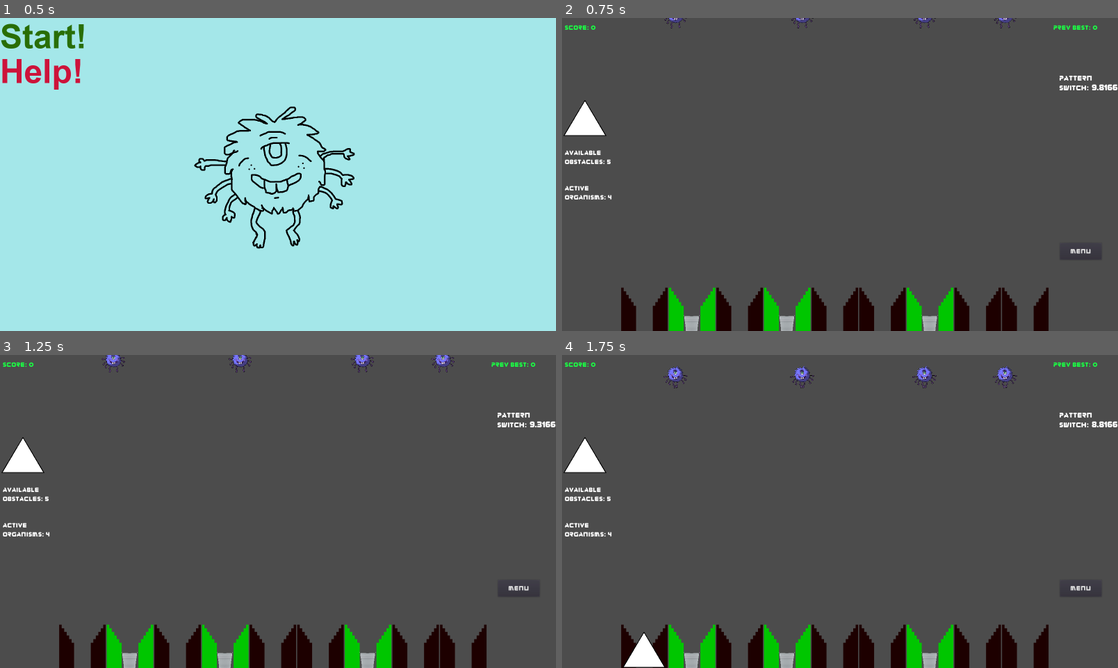
Above: before the commit, frames 1-4 (two rows, left to right).
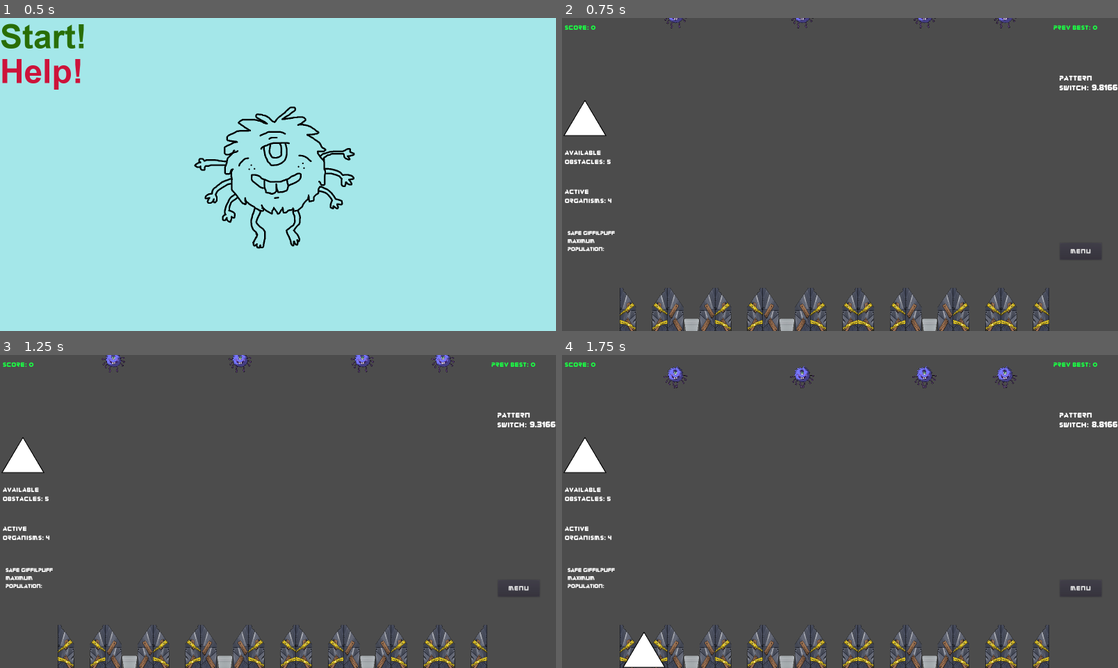
Above: after the commit, the same moments.

Repository: TreyDettmer/UP-Game-Jam-22
Game: Godot game, scene res://Scenes/MainMenu.tscn
Same seed, same stepped clock (60 frames per second), same inputs: the game is played once before the commit and once after it.
Inputs (mouse positions are in pixels of both pictures, inside the frame that each line leads up to):
- Up to frame 1 (0.5 s): no input
- Up to frame 2 (0.75 s): click "Start!" at 0.5 s
- Up to frame 3 (1.25 s): no input
- Up to frame 4 (1.75 s): drag from (584, 470) to (645, 664) at 1.27 s

Frame 1 is identical in both runs. In frame 2, 6.1% of the frame differs, in the area x 0-88%, y 53-100%; in frame 3, 6.1%; in frame 4, 5.9%.

Commit message:
scoreramps change

Diff:
--- a/Project/Scenes/Main.tscn
+++ b/Project/Scenes/Main.tscn
@@ -16,6 +16,9 @@
 size = 18
 outline_color = Color( 0.160784, 0.635294, 0.211765, 1 )
 extra_spacing_char = 1
+font_data = ExtResource( 5 )
+
+[sub_resource type="DynamicFont" id=8]
 font_data = ExtResource( 5 )
 
 [sub_resource type="DynamicFont" id=2]
@@ -139,13 +142,22 @@
 
 [node name="NumOrganisms" type="Label" parent="UI"]
 margin_left = 8.0
-margin_top = 478.0
+margin_top = 488.0
 margin_right = 225.0
-margin_bottom = 563.0
+margin_bottom = 573.0
 custom_colors/font_color = Color( 1, 1, 1, 1 )
 custom_fonts/font = SubResource( 1 )
 text = "Active
 organisms:"
+
+[node name="MaxPop" type="Label" parent="UI"]
+margin_left = 16.0
+margin_top = 608.0
+margin_right = 176.0
+margin_bottom = 744.0
+custom_fonts/font = SubResource( 8 )
+text = "Safe Giffilpuff  maximum population:"
+autowrap = true
 
 [node name="NumObstacles" type="Label" parent="UI"]
 margin_left = 8.0
--- a/Project/Scenes/ScoreBucket.tscn
+++ b/Project/Scenes/ScoreBucket.tscn
@@ -1,8 +1,8 @@
-[gd_scene load_steps=15 format=2]
+[gd_scene load_steps=17 format=2]
 
 [ext_resource path="res://Scripts/ScoreBucket.gd" type="Script" id=1]
-[ext_resource path="res://Art/rightcollisionscorebox.png.png" type="Texture" id=2]
-[ext_resource path="res://Art/leftcollisionscorebox.png" type="Texture" id=3]
+[ext_resource path="res://Art/ScoreBuckets/rightcollisionramp.png" type="Texture" id=2]
+[ext_resource path="res://Art/ScoreBuckets/leftcollisionramp.png" type="Texture" id=3]
 [ext_resource path="res://Art/Confetti/cframe7.png" type="Texture" id=4]
 [ext_resource path="res://Art/Confetti/cframe2.png" type="Texture" id=5]
 [ext_resource path="res://Art/Confetti/cframe1.png" type="Texture" id=6]
@@ -12,9 +12,11 @@
 [ext_resource path="res://Art/Confetti/cframe6.png" type="Texture" id=10]
 [ext_resource path="res://Art/Confetti/EmptyFrame.png" type="Texture" id=11]
 [ext_resource path="res://Art/ScoreBuckets/bucket_noLid.png" type="Texture" id=12]
+[ext_resource path="res://Art/ScoreBuckets/leftcollisionrampbroken.png" type="Texture" id=13]
+[ext_resource path="res://Art/ScoreBuckets/rightcollisionrampbroken.png" type="Texture" id=14]
 
 [sub_resource type="RectangleShape2D" id=1]
-extents = Vector2( 40, 7 )
+extents = Vector2( 40, 20 )
 
 [sub_resource type="SpriteFrames" id=2]
 animations = [ {
@@ -31,13 +33,13 @@
 [node name="leftSideCollision" type="CollisionPolygon2D" parent="."]
 position = Vector2( 1, -1 )
 scale = Vector2( 9, 9 )
-polygon = PoolVector2Array( -4.58649, -0.0459473, -10.9432, -10.9432, -10.9432, 9.94324, -4.58649, 9.94324 )
+polygon = PoolVector2Array( -4.5, -1.5, -10.943, -11, -10.9432, 9.94324, -4.5, 9.943 )
 
 [node name="RightSideCollision" type="CollisionPolygon2D" parent="."]
 position = Vector2( -7.10543e-15, -1 )
 rotation = 3.14159
 scale = Vector2( 9, 9 )
-polygon = PoolVector2Array( -10.8514, 10.0351, -10.8514, -9.94324, -4.4946, -9.94324, -4.49459, 0.0459477 )
+polygon = PoolVector2Array( -10.851, 11, -10.8514, -9.94324, -4.5, -9.943, -4.5, 1.5 )
 
 [node name="Area2D" type="Area2D" parent="."]
 
@@ -45,22 +47,33 @@
 position = Vector2( 0, 80 )
 shape = SubResource( 1 )
 
-[node name="leftside" type="Sprite" parent="."]
-position = Vector2( -68, -8.00001 )
-scale = Vector2( 1.1, 1.6 )
+[node name="Rightcollisionramp" type="Sprite" parent="."]
+position = Vector2( 71, 0 )
+scale = Vector2( 0.12, 0.17 )
+texture = ExtResource( 2 )
+
+[node name="Leftcollisionramp" type="Sprite" parent="."]
+position = Vector2( -71, 0 )
+scale = Vector2( 0.12, 0.17 )
 texture = ExtResource( 3 )
 
-[node name="rightside" type="Sprite" parent="."]
-position = Vector2( 72, -8 )
-scale = Vector2( 1.1, 1.6 )
-texture = ExtResource( 2 )
+[node name="Leftcollisionrampbroken" type="Sprite" parent="."]
+position = Vector2( -71, 0 )
+scale = Vector2( 0.12, 0.17 )
+texture = ExtResource( 13 )
+
+[node name="Rightcollisionrampbroken" type="Sprite" parent="."]
+position = Vector2( 71, 0 )
+scale = Vector2( 0.12, 0.17 )
+texture = ExtResource( 14 )
 
 [node name="ConfettiAnimation" type="AnimatedSprite" parent="."]
-scale = Vector2( 0.225806, 0.225806 )
+position = Vector2( 0, -12.5 )
+scale = Vector2( 0.3, 0.3 )
 frames = SubResource( 2 )
 
 [node name="BucketNoLid" type="Sprite" parent="."]
-position = Vector2( 0, 40 )
+position = Vector2( 0, 52.5 )
 scale = Vector2( 0.08, 0.08 )
 z_index = 1
 texture = ExtResource( 12 )
--- a/Project/Scripts/Main.gd
+++ b/Project/Scripts/Main.gd
@@ -4,6 +4,7 @@
 signal updateHighScore(prevHighScore)
 signal updateOrganisms(numOrgs)
 signal updateObstacles(numObs)
+signal maxCritterPop(maxPop)
 
 const SAVE_FILE_PATH = "user://savedata.save"
 
@@ -38,6 +39,7 @@
 	emit_signal("updateScore", currentScore)
 	emit_signal("updateObstacles", $ObstaclePile.quantity)
 	emit_signal("updateOrganisms", initialOrganisms)
+	emit_signal("maxCritterPop", endGame_populationLimit)
 
 	load_highScore()
 	viewport_size = get_viewport().size;
--- a/Project/Scripts/ScoreBucket.gd
+++ b/Project/Scripts/ScoreBucket.gd
@@ -11,12 +11,16 @@
 
 func _process(_delta):
 	if goodBucket:
-		$leftside.modulate = Color(0,1,0)
-		$rightside.modulate = Color(0,1,0)
+		$Leftcollisionrampbroken.hide()
+		$Rightcollisionrampbroken.hide()
+		$Leftcollisionramp.show()
+		$Rightcollisionramp.show()
 		$BucketNoLid.show()
 	else:
-		$leftside.modulate = Color(1,0,0)
-		$rightside.modulate = Color(1,0,0)
+		$Leftcollisionrampbroken.show()
+		$Rightcollisionrampbroken.show()
+		$Leftcollisionramp.hide()
+		$Rightcollisionramp.hide()
 		$BucketNoLid.hide()
 
 
Binary file added: Project/Art/ScoreBuckets/leftcollisionramp.png
Not shown, changed: Project/Art/ScoreBuckets/leftcollisionramp.png.import
Binary file added: Project/Art/ScoreBuckets/leftcollisionrampbroken.png
Not shown, added: Project/Art/ScoreBuckets/leftcollisionrampbroken.png.import
Binary file added: Project/Art/ScoreBuckets/rightcollisionramp.png
Not shown, added: Project/Art/ScoreBuckets/rightcollisionramp.png.import
Binary file added: Project/Art/ScoreBuckets/rightcollisionrampbroken.png
Not shown, changed: Project/Art/ScoreBuckets/rightcollisionrampbroken.png.import
Binary file removed: Project/Art/leftcollisionscorebox.png
Binary file removed: Project/Art/rightcollisionscorebox.png.png
Not shown: 1 places in Project/Scenes/Main.tscn that only renumber resources
